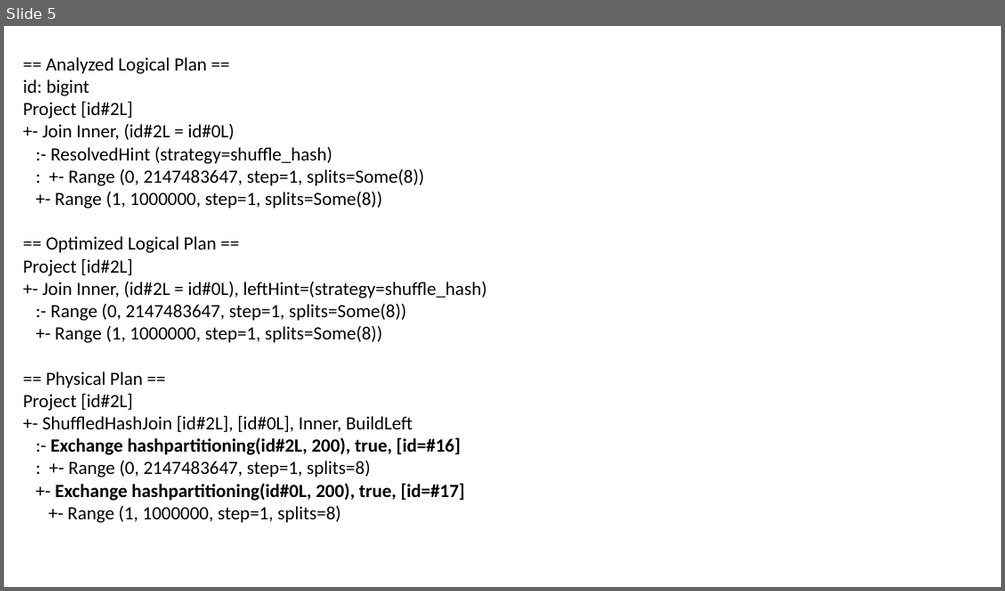
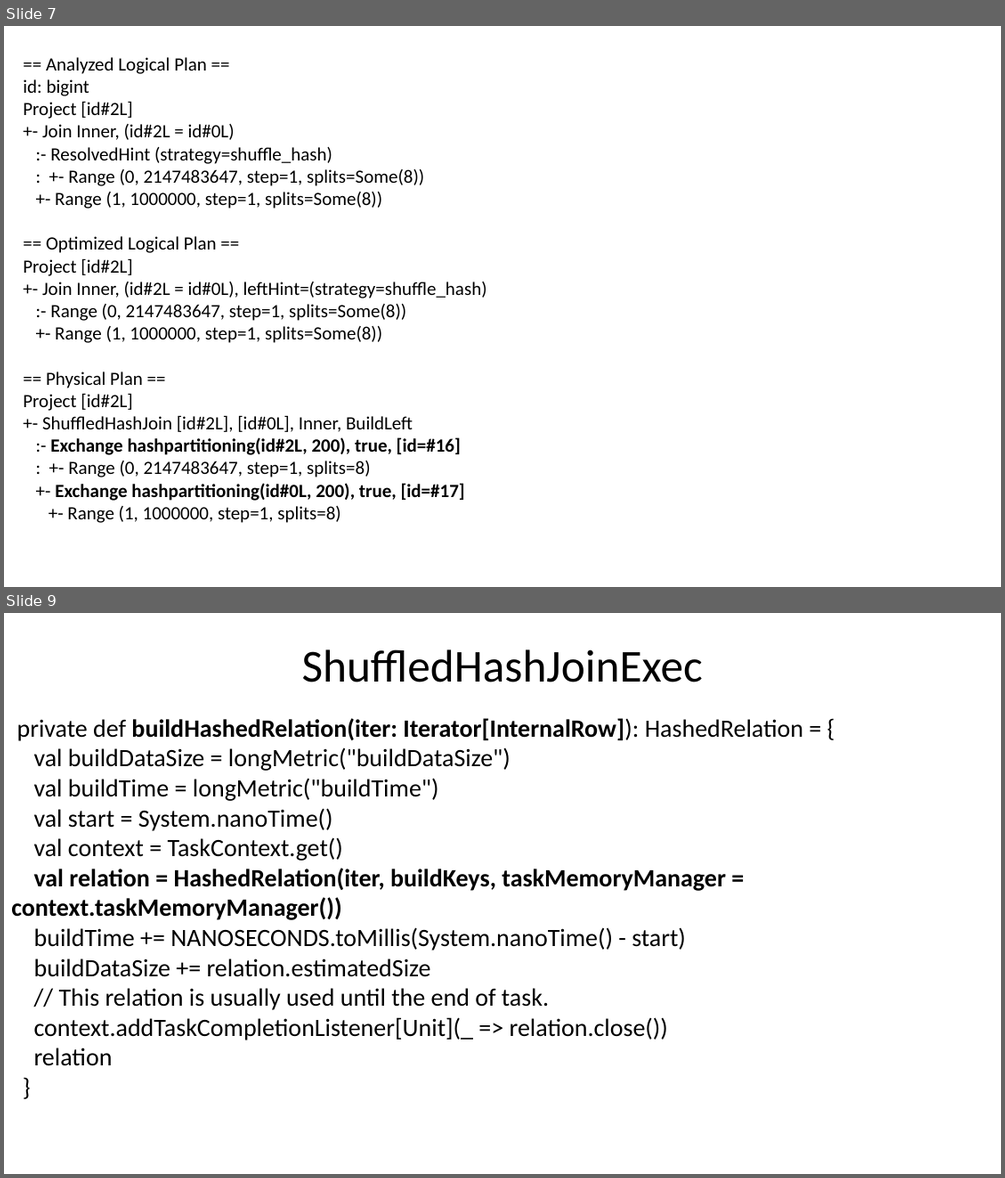
Before and after one commit to nkudinov/apache_spark_pptx, a slide deck: Spark_join4.pptx. Shown one above the other, each under a label of ours: slide 5 before the commit, slides 7 and 9 after it; the slides between them are not shown. The pictures are 1005x591 and 1005x1178 pixels, drawn with LibreOffice and Linux fonts; fonts in the diff are those of the drawing. Boxes give left, top, right and bottom in pixels: in the first picture for what was removed or moved away, otherwise in the second. Text is boxed around its words. In the diff, an @@ line names an element or a change of style, - is before the commit and + after.

Commit message:
change join4

```diff
--- a/Spark_join4.pptx
+++ b/Spark_join4.pptx
@@ slide 9 added at (4, 613, 1001, 1174), background #FFFFFF @@
@@ title added at (302, 649, 703, 682), 44 pt, text #000000 @@
+ShuffledHashJoinExec
@@ text added at (11, 718, 803, 1066), 24 pt, text #000000 @@
+private def buildHashedRelation(iter: Iterator[InternalRow]): HashedRelation = {
+val buildDataSize = longMetric("buildDataSize")
+val buildTime = longMetric("buildTime")
+val start = System.nanoTime()
+val context = TaskContext.get()
+val relation = HashedRelation(iter, buildKeys, taskMemoryManager = context.taskMemoryManager())
+buildTime += NANOSECONDS.toMillis(System.nanoTime() - start)
+buildDataSize += relation.estimatedSize
+// This relation is usually used until the end of task.
+context.addTaskCompletionListener[Unit](_ => relation.close())
+relation
+}
@@ what was slide 5 is now slide 7 @@
```
Also in this commit, not shown: 3 slides changed, 11 other slides added.
